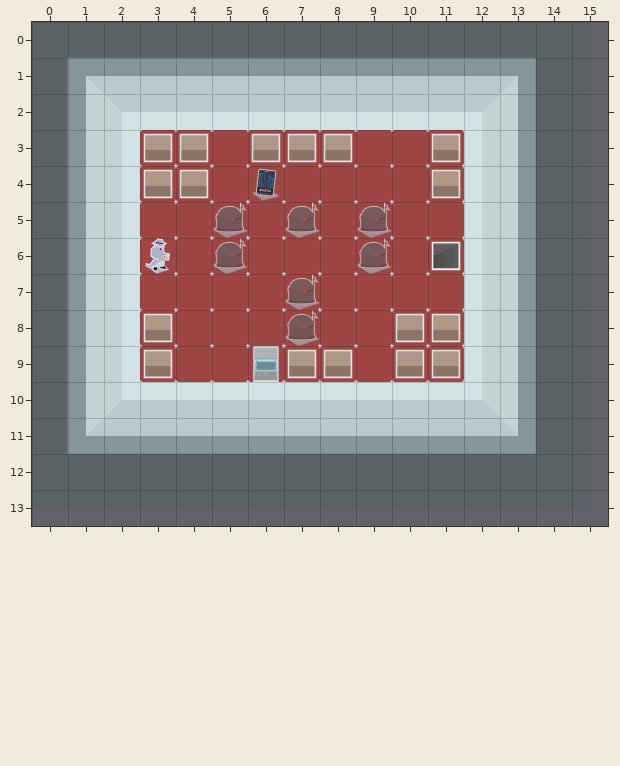
Tiled map (JSON), stored at src/resources/maps/level-3-floor-1.json. The first picture shows the starting point.
Cells are 75x75 px. Shown: x 0..15, y 0..13.
And afterwards:
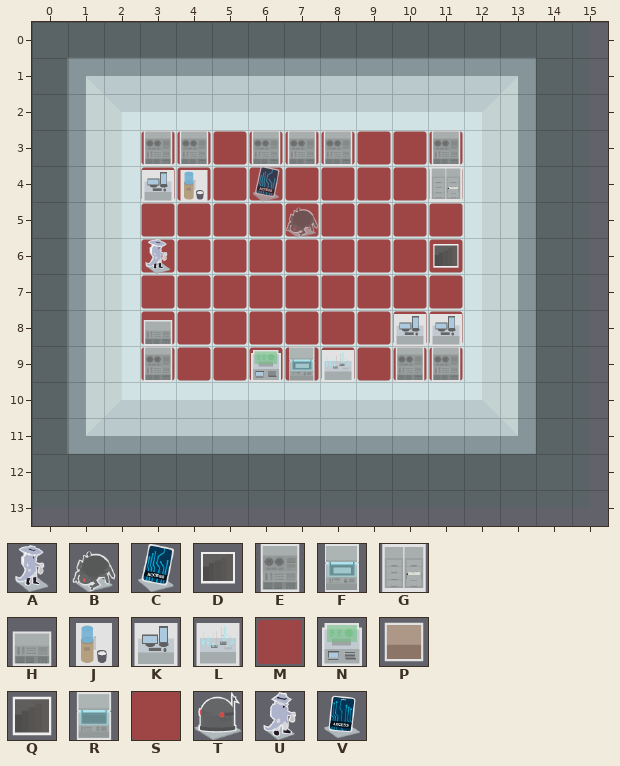
Key: from "assets": A 0 "START", B 3 "SCRAMBLE_ENEMY", C 11 "KEY", D 15 "EXIT", E 22 "WALL", F 23 "WALL", G 24 "WALL", H 31 "WALL", J 39 "WALL", K 40 "WALL", L 41 "WALL", M 59 "BLANK", N 62 "SHOP"; from "tiles": P 0, Q 1, R 2, S 5, T 6, U 7, V 9.
_ is an empty cell.
Objects are placed by their top-left corner, in cells (3,4 is the top-left corner of cell 3,4); size is 1x1 cell unless given.
Diff:
Layer "Tiles":
Tile S gives way to tile M in rows 3 to 9 at x 3 to 11.
Layer "Assets":
Tile U gives way to tile A in row 6 at x 3.
Tile Q gives way to tile D in row 6 at x 11.
Tile P gives way to tile E in row 3 at x 3 to 4, 6 to 8 and 11; in row 9 at x 3 and 10 to 11.
Tile P gives way to tile F in row 9 at x 7.
Tile P gives way to tile G in row 4 at x 11.
Tile P gives way to tile H in row 8 at x 3.
Tile P gives way to tile J in row 4 at x 4.
Tile P gives way to tile K in row 4 at x 3; in row 8 at x 10 to 11.
Tile P gives way to tile L in row 9 at x 8.
Tile R gives way to tile N in row 9 at x 6.
Layer "Random Key":
A new object: C "KEY" at 6,4.
Object V at 6,4 is removed.
Layer "Random Enemies" (now hidden):
Object T at 5,5 is removed.
Object T at 9,5 is removed.
Object T at 5,6 is removed.
Object T at 9,6 is removed.
Object T at 7,7 is removed.
Object T at 7,8 is removed.
Layer "Scramble Enemies":
A new object: B "SCRAMBLE_ENEMY" at 7,5.
Object T at 7,5 is removed.
Where, in picture pixels (left, top, right, bottom), the same in both pictures:
changed: (140, 130, 464, 382)
